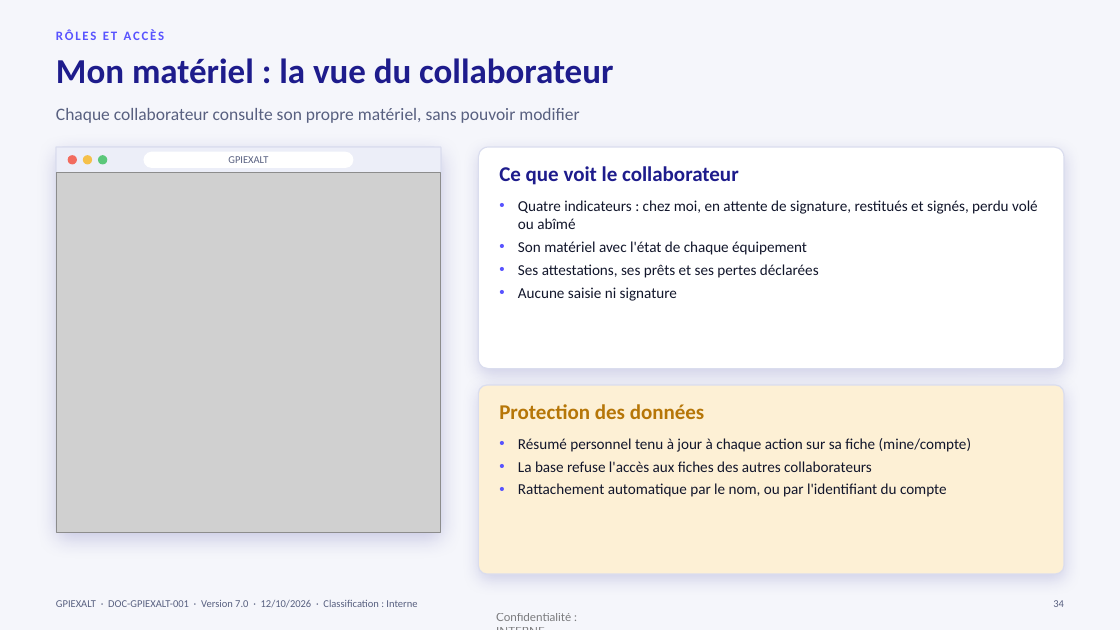
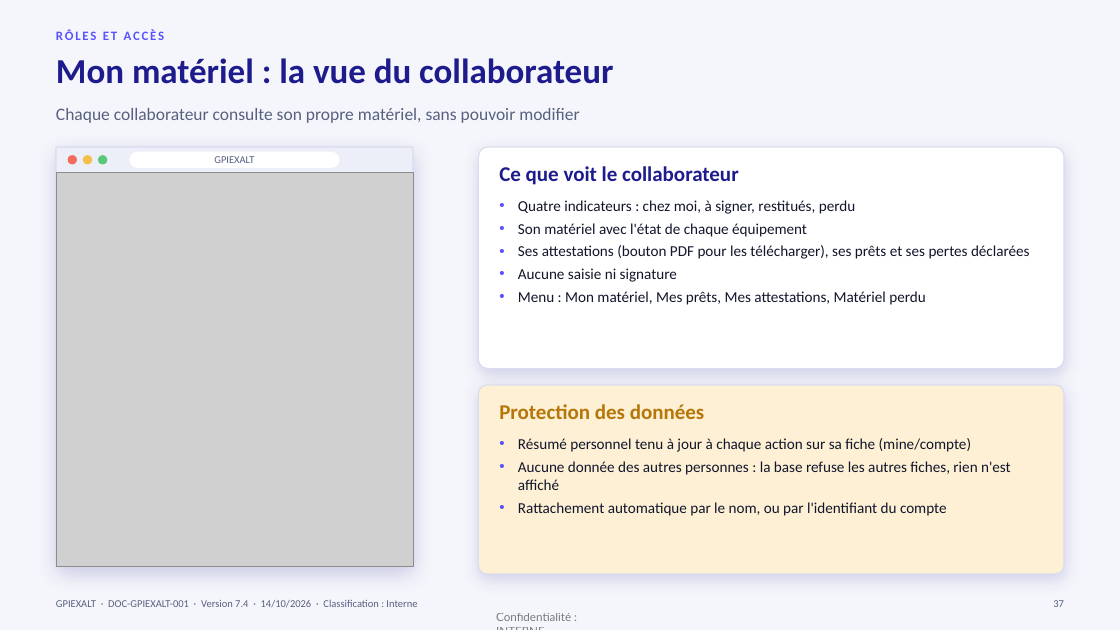
Before and after one commit to tesfamariam-exalt/myfirst-test, a slide deck: slide 37 of documentation/GPIEXALT_Documentation.pptx (slide 34 before the commit). Drawn at 1120x630 pixels with LibreOffice and Linux fonts; fonts in the diff are those of the drawing; grey boxes stand for pictures. Boxes give left, top, right and bottom in pixels: in the first picture for what was removed or moved away, otherwise in the second. Text is boxed around its words. In the diff, an @@ line names an element or a change of style, - is before the commit and + after.

```diff
--- a/documentation/GPIEXALT_Documentation.pptx
+++ b/documentation/GPIEXALT_Documentation.pptx
@@ rounded rectangle: place and size @@
-rounded rectangle at <box>56,147,441,173</box>
+rounded rectangle at <box>56,147,413,173</box>
@@ rounded rectangle: place and size @@
-rounded rectangle at <box>56,147,441,533</box>
+rounded rectangle at <box>56,147,413,567</box>
@@ picture: place and size @@
-picture at <box>56,173,441,533</box>
+picture at <box>56,173,413,567</box>
@@ rounded rectangle "GPIEXALT": place and size @@
-rounded rectangle "GPIEXALT" at <box>144,152,354,168</box>
+rounded rectangle "GPIEXALT" at <box>129,152,339,168</box>
@@ text at <box>518,200,855,214</box>: text changed @@
-• Quatre indicateurs : chez moi, en attente de signature, restitués et signés, perdu volé ou abîmé
+• Quatre indicateurs : chez moi, à signer, restitués, perdu
@@ text at <box>518,245,1030,259</box>: text changed @@
-• Ses attestations, ses prêts et ses pertes déclarées
+• Ses attestations (bouton PDF pour les télécharger), ses prêts et ses pertes déclarées
@@ text at <box>518,291,925,305</box>: paragraph added @@
+• Menu : Mon matériel, Mes prêts, Mes attestations, Matériel perdu
@@ text at <box>518,461,1011,490</box>: text changed @@
-• La base refuse l'accès aux fiches des autres collaborateurs
+• Aucune donnée des autres personnes : la base refuse les autres fiches, rien n'est affiché
@@ text at <box>56,600,417,608</box>: text changed @@
-GPIEXALT · DOC-GPIEXALT-001 · Version 7.0 · 12/10/2026 · Classification : Interne
+GPIEXALT · DOC-GPIEXALT-001 · Version 7.4 · 14/10/2026 · Classification : Interne
@@ page number at <box>1053,600,1064,607</box>: text changed @@
-34
+37
```
Also in this commit, not shown: 52 other slides changed, 4 slides added, 53 other files.
